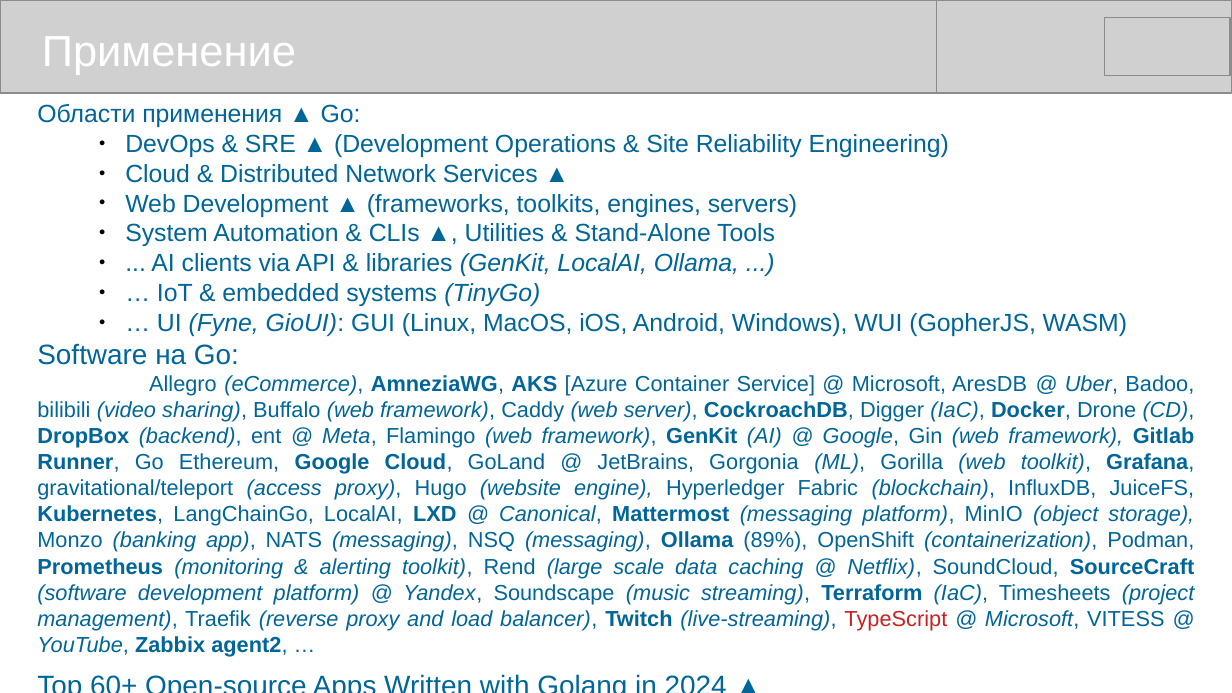
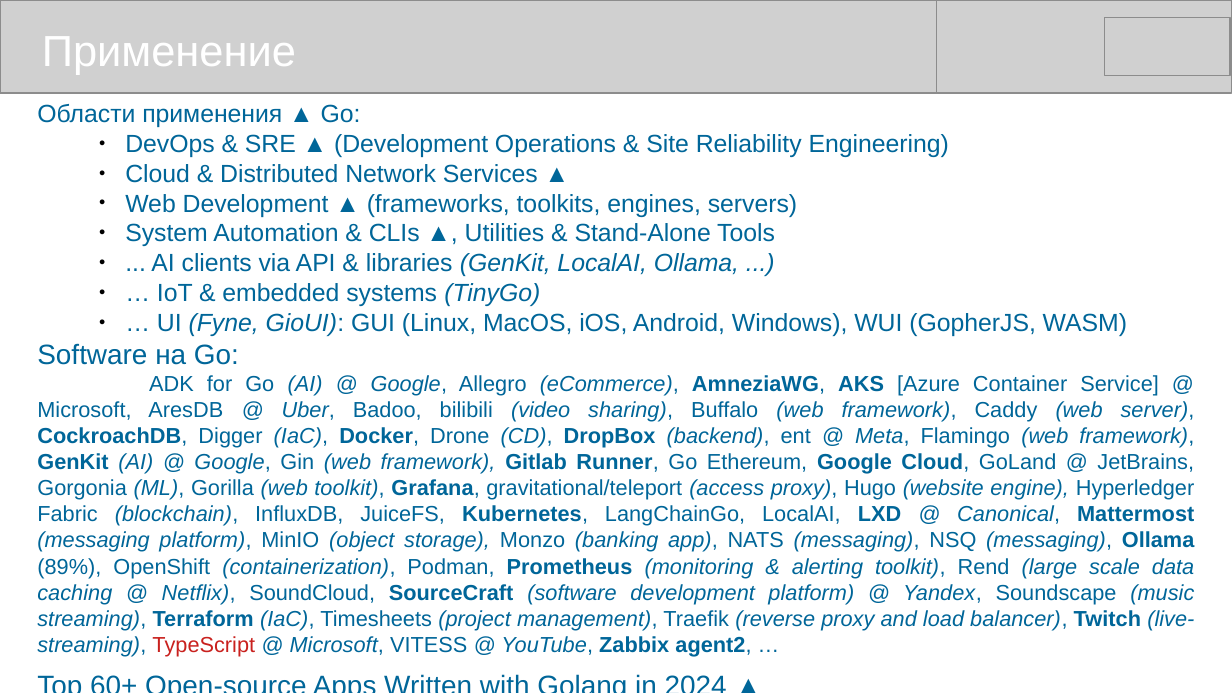
Before and after one commit to mike-shock/Go_language, a slide deck: slide 51 of Go_Preview.odp. Drawn at 1232x693 pixels with LibreOffice and Linux fonts; fonts in the diff are those of the drawing; grey boxes stand for pictures. Boxes give left, top, right and bottom in pixels: in the first picture for what was removed or moved away, otherwise in the second. Text is boxed around its words. In the diff, an @@ line names an element or a change of style, - is before the commit and + after.

```diff
--- a/Go_Preview.odp
+++ b/Go_Preview.odp
@@ text at box(37, 375, 1195, 657): text changed @@
-Allegro (eCommerce), AmneziaWG, AKS [Azure Container Service] @ Microsoft, AresDB @ Uber, Badoo, bilibili (video sharing), Buffalo (web framework), Caddy (web server), CockroachDB, Digger (IaC), Docker, Drone (CD), DropBox (backend), ent @ Meta, Flamingo (web framework), GenKit (AI) @ Google, Gin (web framework), Gitlab Runner, Go Ethereum, Google Cloud, GoLand @ JetBrains, Gorgonia (ML), Gorilla (web toolkit), Grafana, gravitational/teleport (access proxy), Hugo (website engine), Hyperledger Fabric (blockchain), InfluxDB, JuiceFS, Kubernetes, LangChainGo, LocalAI, LXD @ Canonical, Mattermost (messaging platform), MinIO (object storage), Monzo (banking app), NATS (messaging), NSQ (messaging), Ollama (89%), OpenShift (containerization), Podman, Prometheus (monitoring & alerting toolkit), Rend (large scale data caching @ Netflix), SoundCloud, SourceCraft (software development platform) @ Yandex, Soundscape (music streaming), Terraform (IaC), Timesheets (project management), Traefik (reverse proxy and load balancer), Twitch (live-streaming), TypeScript @ Microsoft, VITESS @ YouTube, Zabbix agent2, …
+ADK for Go (AI) @ Google, Allegro (eCommerce), AmneziaWG, AKS [Azure Container Service] @ Microsoft, AresDB @ Uber, Badoo, bilibili (video sharing), Buffalo (web framework), Caddy (web server), CockroachDB, Digger (IaC), Docker, Drone (CD), DropBox (backend), ent @ Meta, Flamingo (web framework), GenKit (AI) @ Google, Gin (web framework), Gitlab Runner, Go Ethereum, Google Cloud, GoLand @ JetBrains, Gorgonia (ML), Gorilla (web toolkit), Grafana, gravitational/teleport (access proxy), Hugo (website engine), Hyperledger Fabric (blockchain), InfluxDB, JuiceFS, Kubernetes, LangChainGo, LocalAI, LXD @ Canonical, Mattermost (messaging platform), MinIO (object storage), Monzo (banking app), NATS (messaging), NSQ (messaging), Ollama (89%), OpenShift (containerization), Podman, Prometheus (monitoring & alerting toolkit), Rend (large scale data caching @ Netflix), SoundCloud, SourceCraft (software development platform) @ Yandex, Soundscape (music streaming), Terraform (IaC), Timesheets (project management), Traefik (reverse proxy and load balancer), Twitch (live-streaming), TypeScript @ Microsoft, VITESS @ YouTube, Zabbix agent2, …
```
Also in this commit, not shown: 2 other slides changed, 1 other file.
